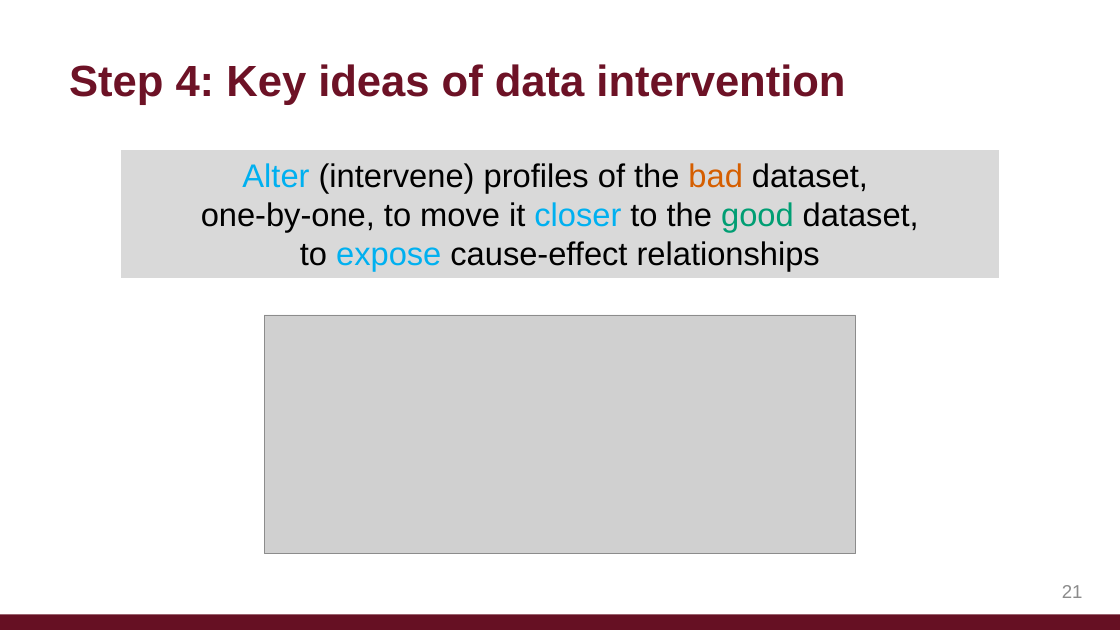
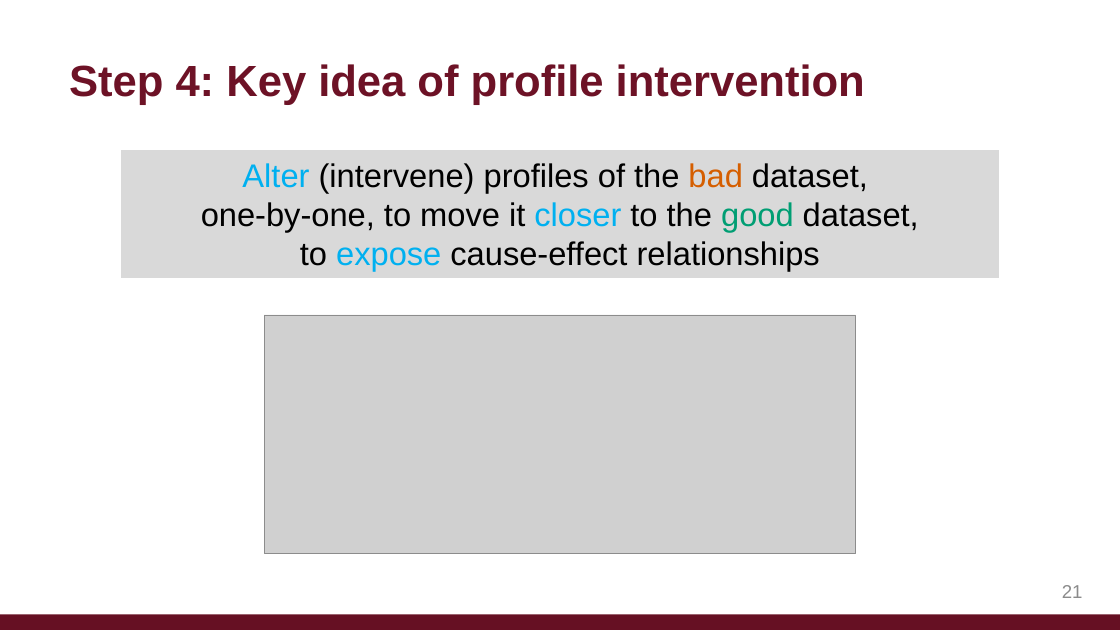
Before and after one commit to afariha/afariha.github.io, a slide deck: slide 21 of posters_and_slides/NWDS_2023_Talk.pptx. Drawn at 1120x630 pixels with LibreOffice and Linux fonts; fonts in the diff are those of the drawing; grey boxes stand for pictures. Boxes give left, top, right and bottom in pixels: in the first picture for what was removed or moved away, otherwise in the second. Text is boxed around its words. In the diff, an @@ line names an element or a change of style, - is before the commit and + after.

```diff
--- a/posters_and_slides/NWDS_2023_Talk.pptx
+++ b/posters_and_slides/NWDS_2023_Talk.pptx
@@ text at [69,64,865,105]: text changed @@
-Step 4: Key ideas of data intervention
+Step 4: Key idea of profile intervention
```
Also in this commit, not shown: 4 other slides changed, 1 slide added, 1 slide removed, 1 other file.
